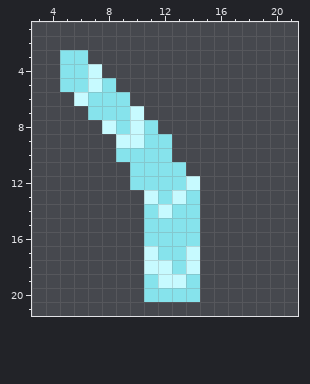
Two versions of one pixel-art file, Drillbird_sprites/Water/workfile_water_v2.aseprite. The first picture shows the starting point.
26x26 pixels, 1 frame. Pixels under 10% opacity are left out. Shown: x 3..21, y 1..21.
After the commit:
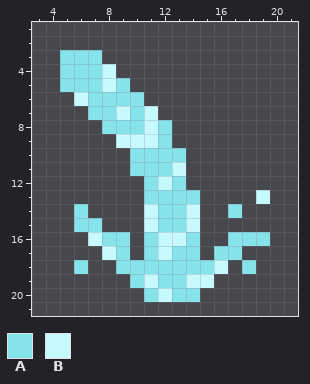
Palette (. is transparent): A #86e3ec  B #c7faff
Author's note on the commit: Fixed a bunch of water spreading bugs with splitters now just need to handle observers correctly
What changed:
layer "down left" now hidden
layer "splitter_curved" added
y 3: x 7 . -> A
y 4: x 7..8 B. -> AB
y 5: x 7..9 BA. -> ABA
y 6: x 10 . -> A
y 7: x 9..11 AB. -> BAB
y 8: x 8 B -> A; x 10..12 BA. -> ABA
y 9: x 11 A -> B
y 10: x 9 A -> .; x 13 . -> A
y 11: x 13 A -> B
y 12: x 10 A -> .; x 12 A -> B; x 14 B -> .
y 13: x 11 B -> A; x 13 B -> A; x 19 . -> B
y 14: x 6 . -> A; x 11..12 AB -> BA; x 14 A -> B; x 17 . -> A
y 15: x 6..7 .. -> AA; x 11 A -> B; x 14 A -> B
y 16: x 7..9 ... -> BAA; x 12..13 AA -> BB; x 17..19 ... -> AAA
y 17: x 8..9 .. -> BA; x 11..12 BA -> AB; x 14 B -> A; x 16..17 .. -> AA
y 18: x 6 . -> A; x 9..12 ..BB -> AAAA; x 14..16 B.. -> AAB; x 18 . -> A
y 19: x 10..15 .ABBA. -> ABAABB
y 20: x 12 A -> B
